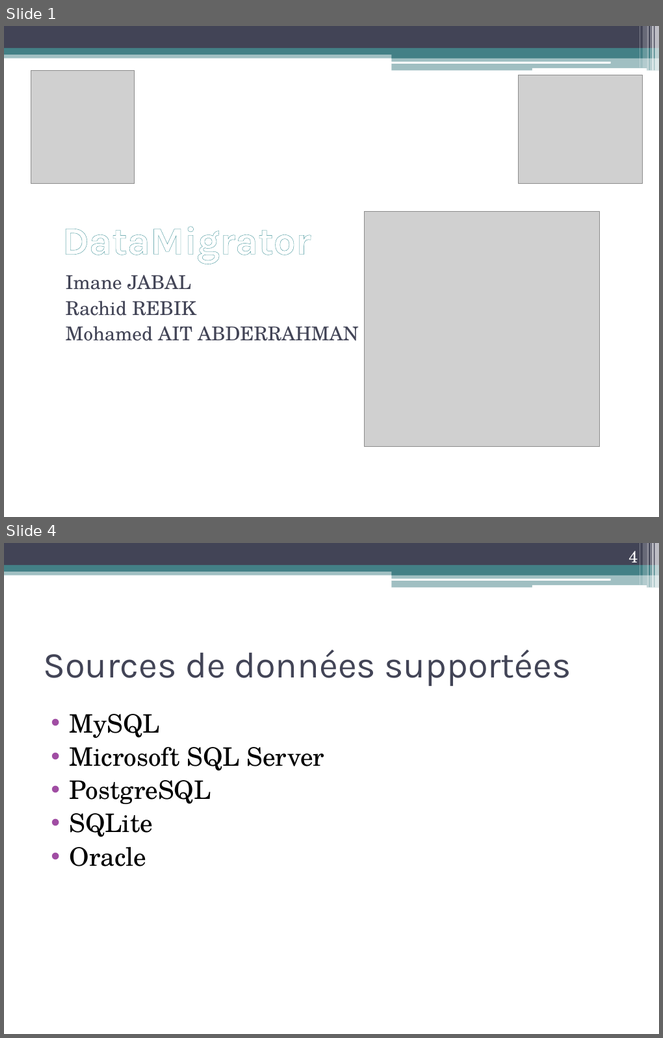
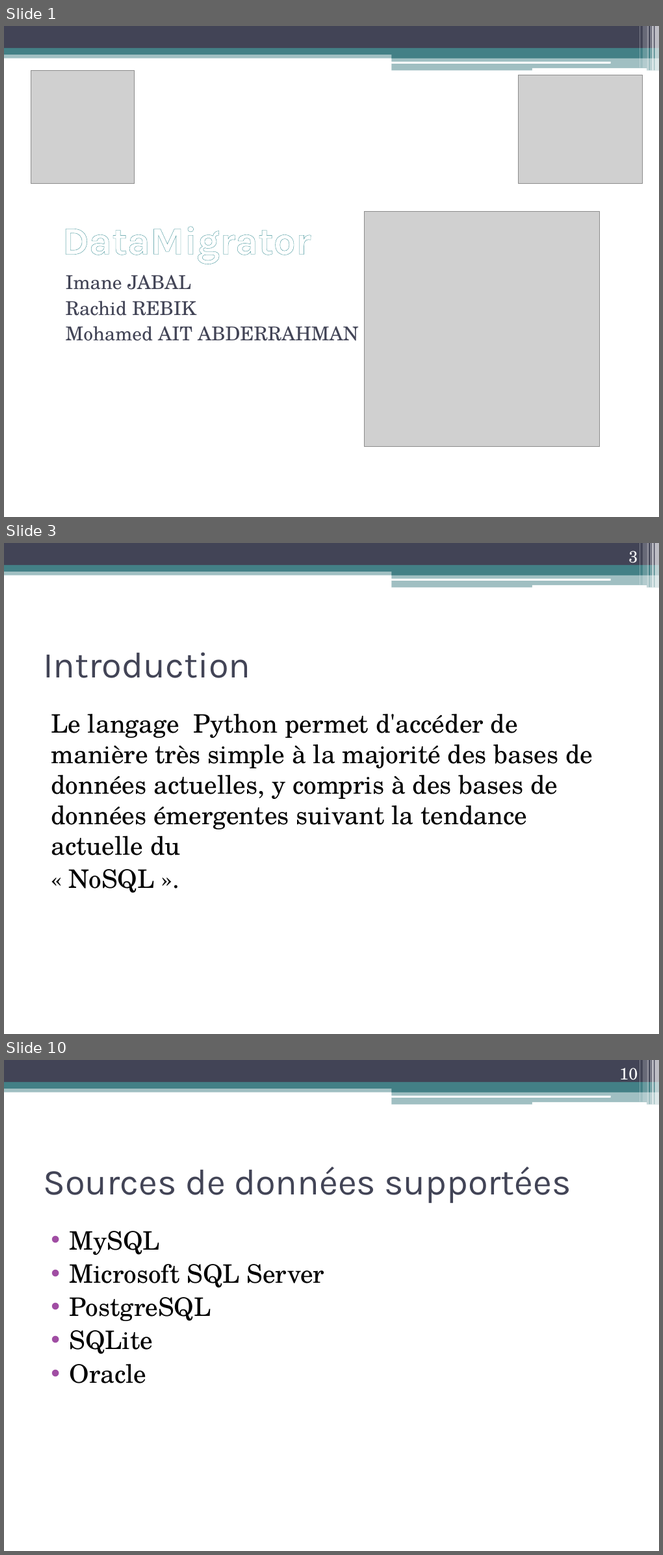
Before and after one commit to anunnakian/db2file, a slide deck: docs/dataMigrator.pptx. Shown one above the other, each under a label of ours: slides 1 and 4 before the commit, slides 1, 3 and 10 after it; the slides between them are not shown. The pictures are 663x1038 and 663x1555 pixels, drawn with LibreOffice and Linux fonts; fonts in the diff are those of the drawing; grey boxes stand for pictures. Boxes give left, top, right and bottom in pixels: in the first picture for what was removed or moved away, otherwise in the second. Text is boxed around its words. In the diff, an @@ line names an element or a change of style, - is before the commit and + after.

```diff
--- a/docs/dataMigrator.pptx
+++ b/docs/dataMigrator.pptx
@@ slide 3 added at (4,543,659,1034), background #FFFFFF; not listed: 13 template elements that a slide beside it also shows @@
@@ page number added at (629,551,638,568), 18 pt, text #FFFFFF @@
+3
@@ title added at (43,652,250,678), 40 pt, text #424456 @@
+Introduction
@@ text added at (51,714,593,893), 28 pt, text #000000 @@
+Le langage Python permet d'accéder de manière très simple à la majorité des bases de données actuelles, y compris à des bases de données émergentes suivant la tendance actuelle du
+« NoSQL ».
@@ what was slide 4 is now slide 10 @@
@@ page number at (620,1068,638,1085): text changed @@
-4
+10
```
Also in this commit, not shown: 4 slides changed, 13 other slides added, 2 slides removed.
